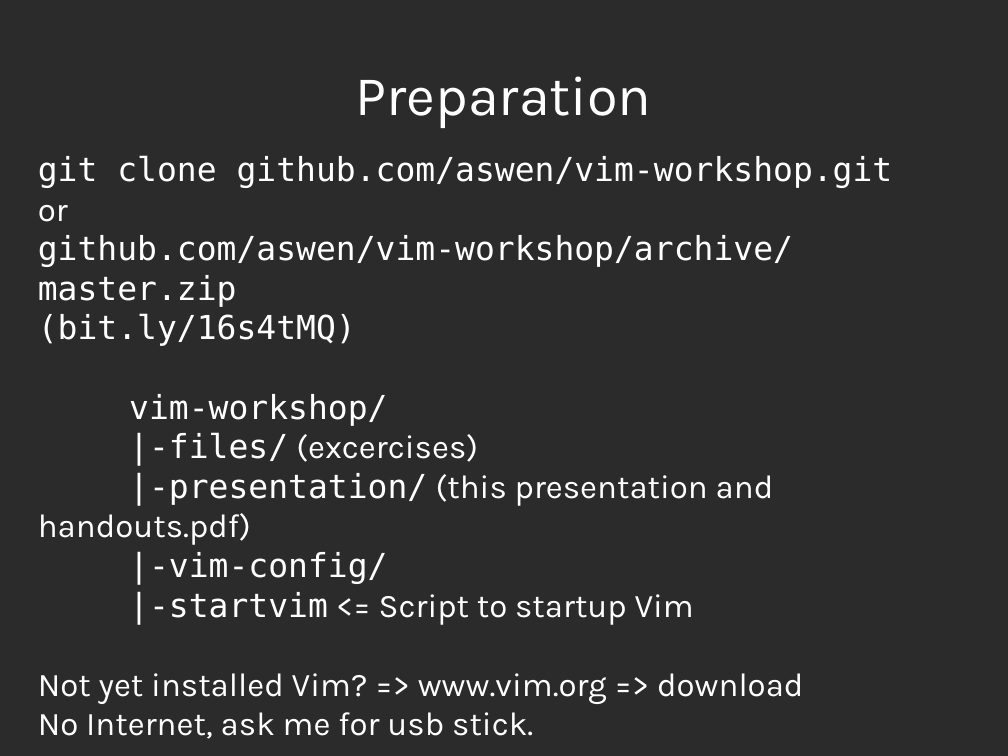
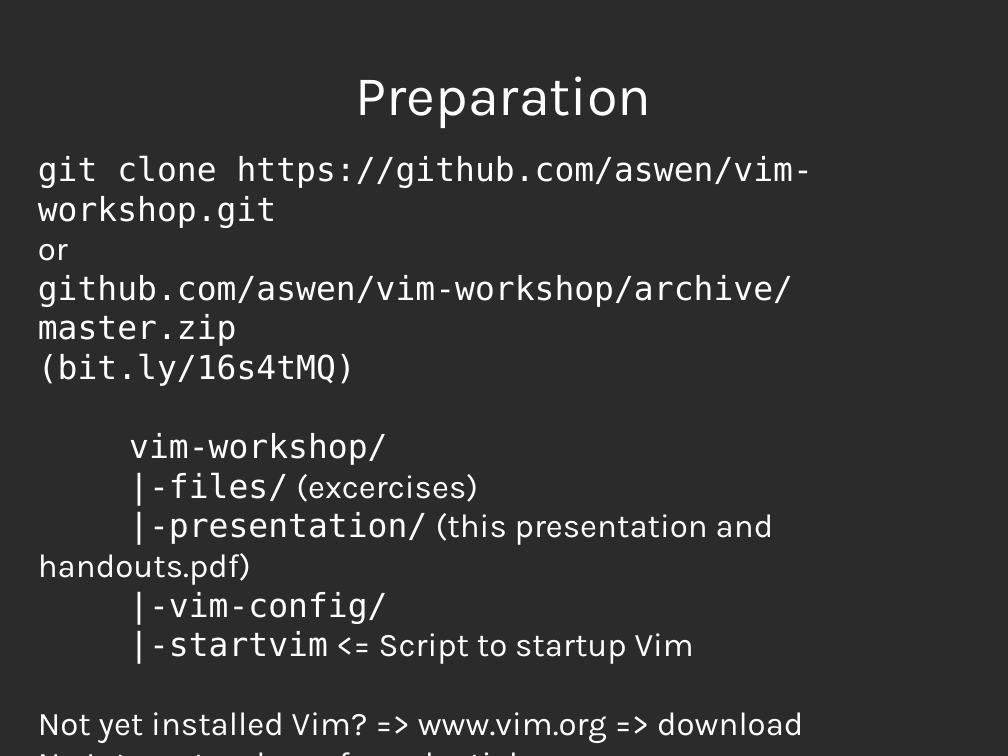
Before and after one commit to aswen/vim-workshop, a slide deck: slide 1 of presentation/vim.odp. Drawn at 1008x756 pixels with LibreOffice and Linux fonts; fonts in the diff are those of the drawing; background and template pictures are left out; a plain dark background stands for a picture behind light text. Boxes give left, top, right and bottom in pixels: in the first picture for what was removed or moved away, otherwise in the second. Text is boxed around its words. In the diff, an @@ line names an element or a change of style, - is before the commit and + after.

```diff
--- a/presentation/vim.odp
+++ b/presentation/vim.odp
@@ text at [38, 155, 813, 228]: text changed @@
-git clone github.com/aswen/vim-workshop.git
+git clone https://github.com/aswen/vim-workshop.git
```
Also in this commit, not shown: 8 other slides changed.
